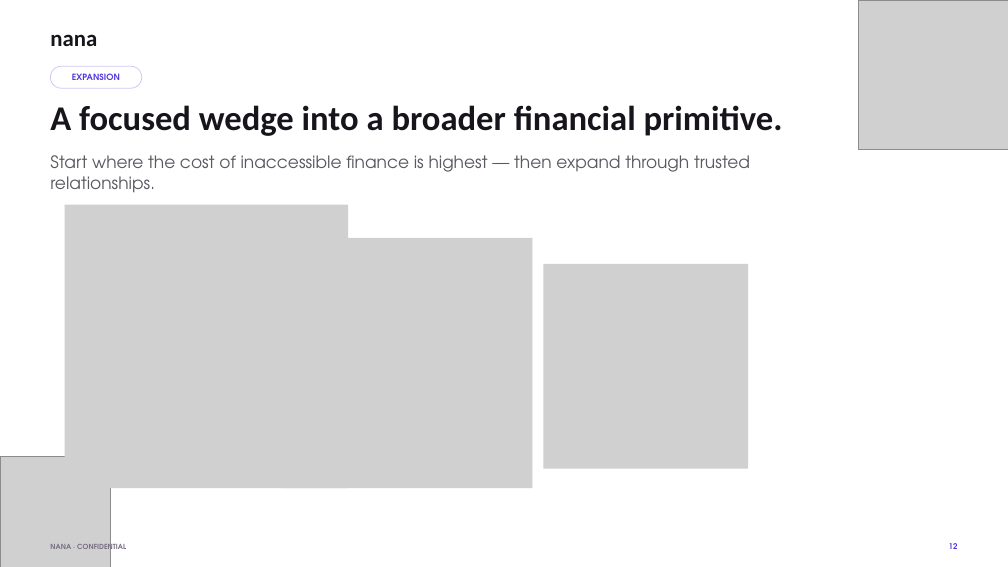
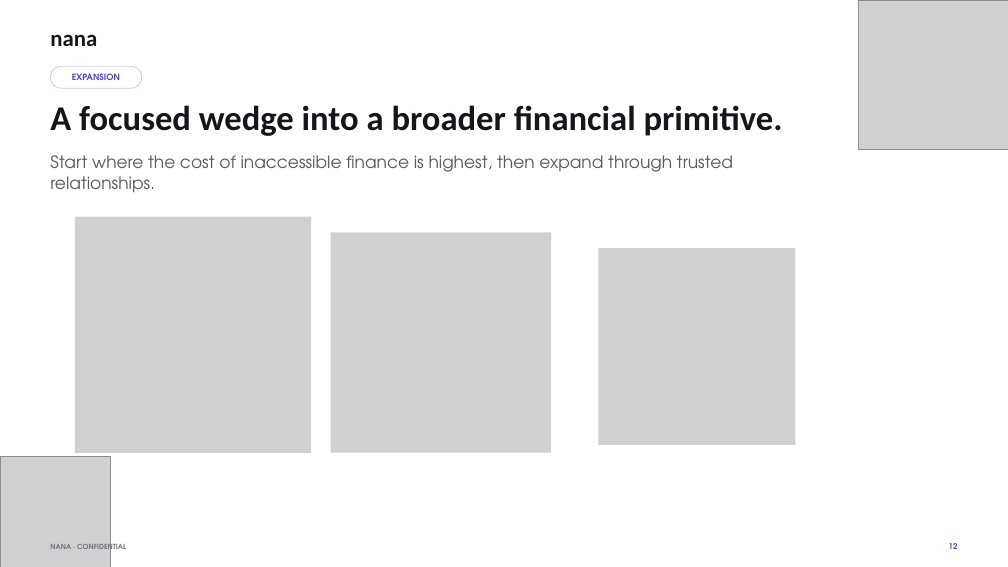
Before and after one commit to theboyplunger0x/nana-pitch-kit, a slide deck: slide 12 of deck/current/Nana-Pitch-Deck-v3.pptx. Drawn at 1008x567 pixels with LibreOffice and Linux fonts; fonts in the diff are those of the drawing; grey boxes stand for pictures; background and template pictures are left out. Boxes give left, top, right and bottom in pixels: in the first picture for what was removed or moved away, otherwise in the second. Text is boxed around its words. In the diff, an @@ line names an element or a change of style, - is before the commit and + after.

```diff
--- a/deck/current/Nana-Pitch-Deck-v3.pptx
+++ b/deck/current/Nana-Pitch-Deck-v3.pptx
@@ text at <box>50,155,733,193</box>: text changed @@
-Start where the cost of inaccessible finance is highest — then expand through trusted relationships.
+Start where the cost of inaccessible finance is highest, then expand through trusted relationships.
@@ picture: place and size @@
-picture at <box>64,205,348,488</box>
+picture at <box>75,216,311,452</box>
@@ picture: place and size @@
-picture at <box>282,238,532,488</box>
+picture at <box>331,232,552,453</box>
@@ picture: place and size @@
-picture at <box>544,264,749,469</box>
+picture at <box>599,248,796,445</box>
@@ text removed at <box>351,321,540,352</box> @@
-Family finance
@@ text removed at <box>613,338,786,392</box> @@
-Delegated
-finance
```
Also in this commit, not shown: 7 other slides changed, 36 other files.
